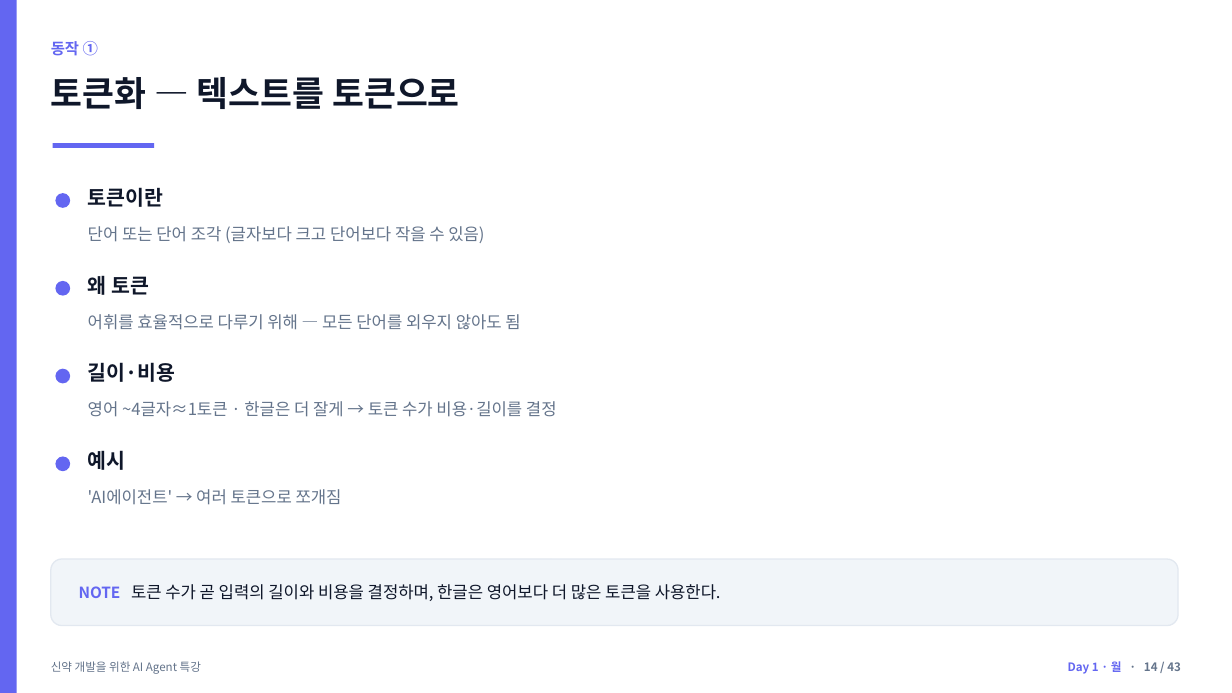
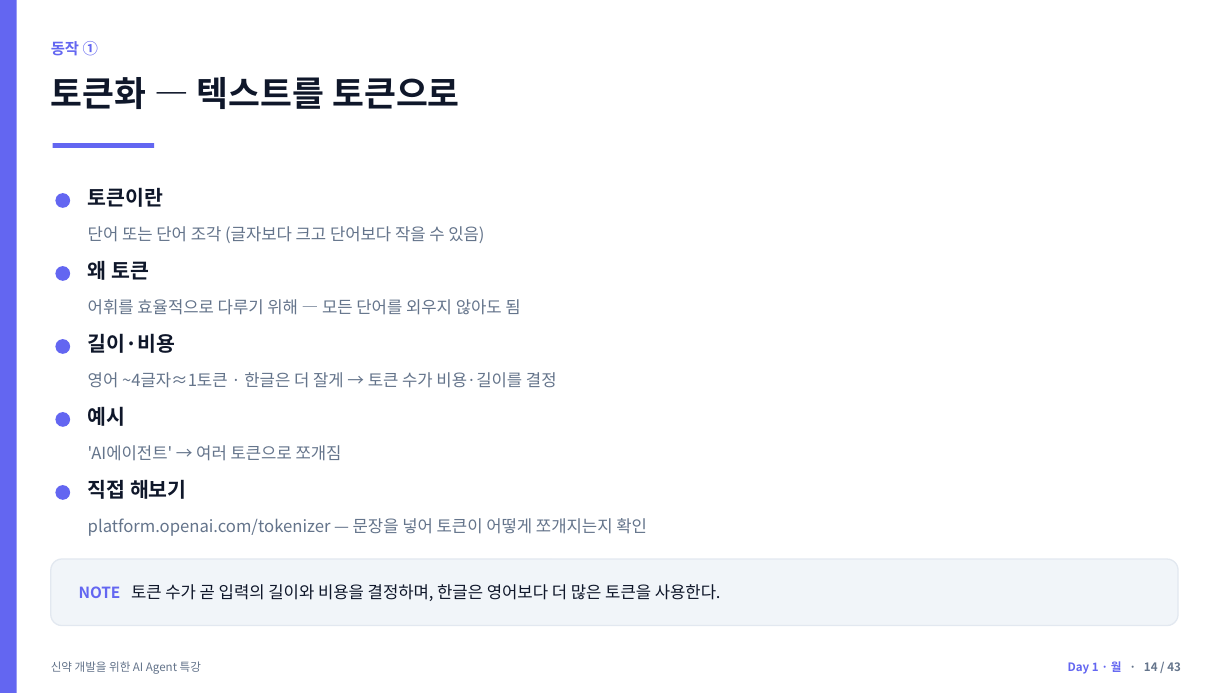
Before and after one commit to jyshin-22/wku-ai-agent-program, a slide deck: slide 14 of slides/day1.pptx. Drawn at 1232x693 pixels with LibreOffice and Linux fonts; fonts in the diff are those of the drawing. Boxes give left, top, right and bottom in pixels: in the first picture for what was removed or moved away, otherwise in the second. Text is boxed around its words. In the diff, an @@ line names an element or a change of style, - is before the commit and + after.

```diff
--- a/slides/day1.pptx
+++ b/slides/day1.pptx
@@ 2 texts, 1 ellipse: place and size @@
-2 texts, 1 ellipse at (55, 276, 520, 330)
+2 texts, 1 ellipse at (55, 261, 520, 315)
@@ 2 texts, 1 ellipse: place and size @@
-2 texts, 1 ellipse at (55, 362, 557, 417)
+2 texts, 1 ellipse at (55, 333, 557, 388)
@@ 2 texts, 1 ellipse: place and size @@
-2 texts, 1 ellipse at (55, 450, 342, 505)
+2 texts, 1 ellipse at (55, 406, 342, 461)
@@ text added at (88, 479, 187, 499), 16 pt, text #0F172A, bold @@
+직접 해보기
@@ ellipse added at (55, 485, 70, 500), fill #6366F1 @@
@@ text added at (88, 518, 647, 536), 13 pt, text #64748B @@
+platform.openai.com/tokenizer — 문장을 넣어 토큰이 어떻게 쪼개지는지 확인
```
Also in this commit, not shown: 11 other files.
